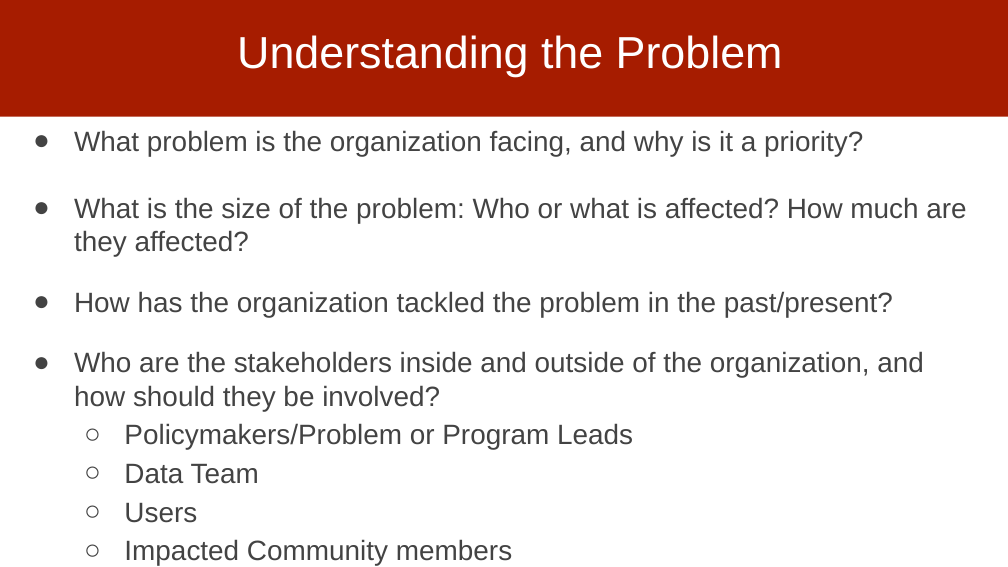
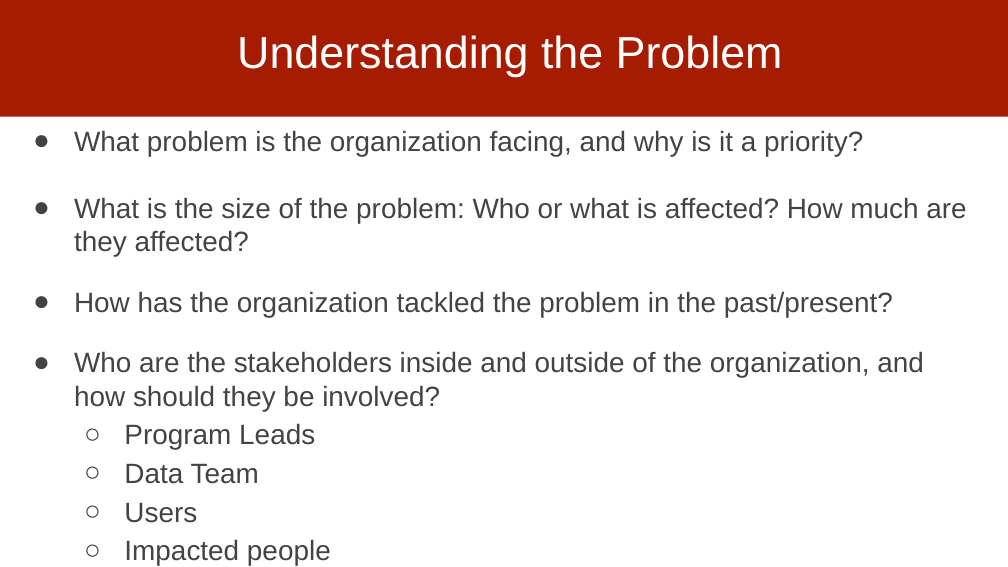
Before and after one commit to dssg/MLinPractice, a slide deck: slide 17 of Lectures/Lecture2-Scoping.pptx (slide 15 before the commit). Drawn at 1008x567 pixels with LibreOffice and Linux fonts; fonts in the diff are those of the drawing. Boxes give left, top, right and bottom in pixels: in the first picture for what was removed or moved away, otherwise in the second. Text is boxed around its words. In the diff, an @@ line names an element or a change of style, - is before the commit and + after.

```diff
--- a/Lectures/Lecture2-Scoping.pptx
+++ b/Lectures/Lecture2-Scoping.pptx
@@ text at (x1=124, y1=423, x2=315, y2=450): text changed @@
-  ○ Policymakers/Problem or Program Leads
+  ○ Program Leads
@@ text at (x1=124, y1=539, x2=331, y2=565): text changed @@
-  ○ Impacted Community members
+  ○ Impacted people
```
Also in this commit, not shown: 9 other slides changed, 4 slides added, 1 slide removed, 1 other file.
